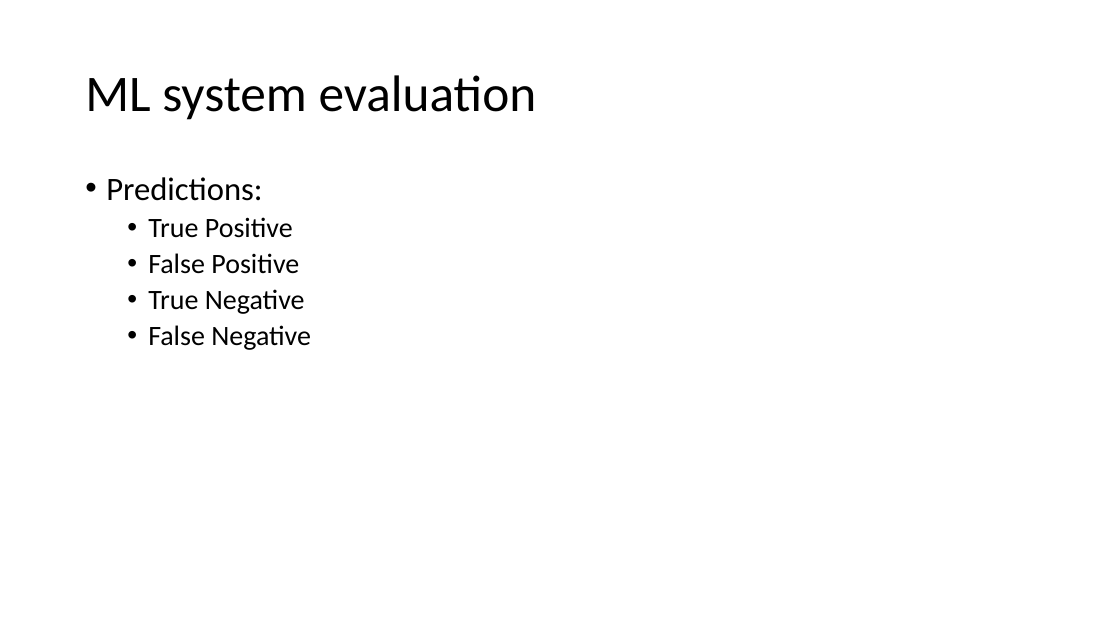
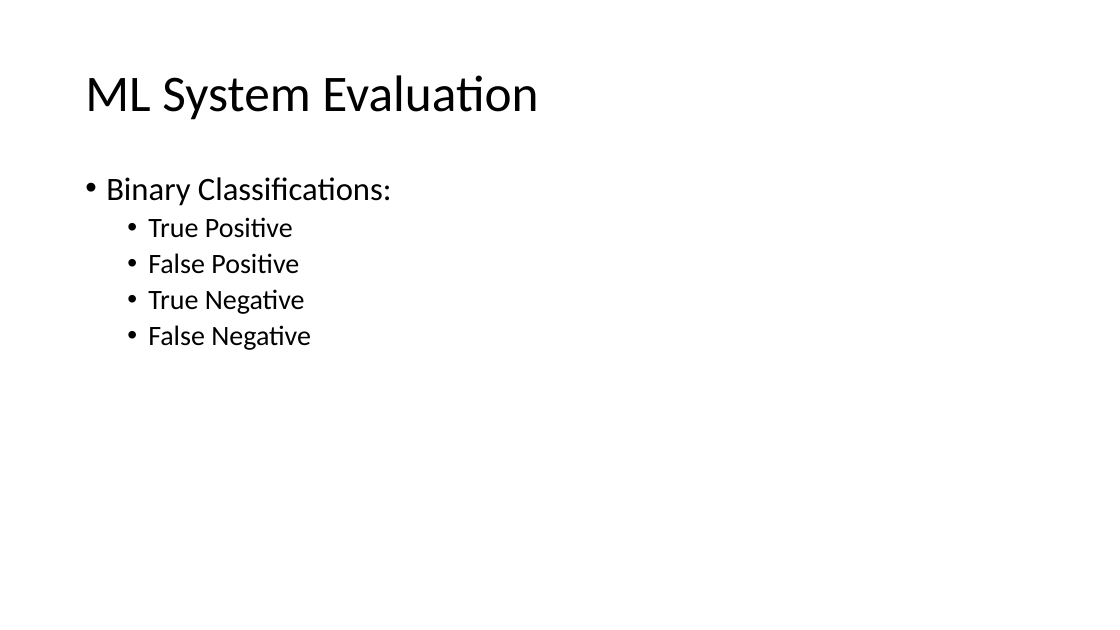
Before and after one commit to pdx-cs-ai/classical-ai-notes, a slide deck: slide 7 of 07-ml/07-1-mlintro.pptx. Drawn at 1120x630 pixels with LibreOffice and Linux fonts; fonts in the diff are those of the drawing. Boxes give left, top, right and bottom in pixels: in the first picture for what was removed or moved away, otherwise in the second. Text is boxed around its words. In the diff, an @@ line names an element or a change of style, - is before the commit and + after.

```diff
--- a/07-ml/07-1-mlintro.pptx
+++ b/07-ml/07-1-mlintro.pptx
@@ title at [85,75,538,120]: text changed @@
-ML system evaluation
+ML System Evaluation
@@ text at [106,177,392,206]: text changed @@
-• Predictions:
+• Binary Classifications:
```
Also in this commit, not shown: 4 other slides changed, 1 slide added.
